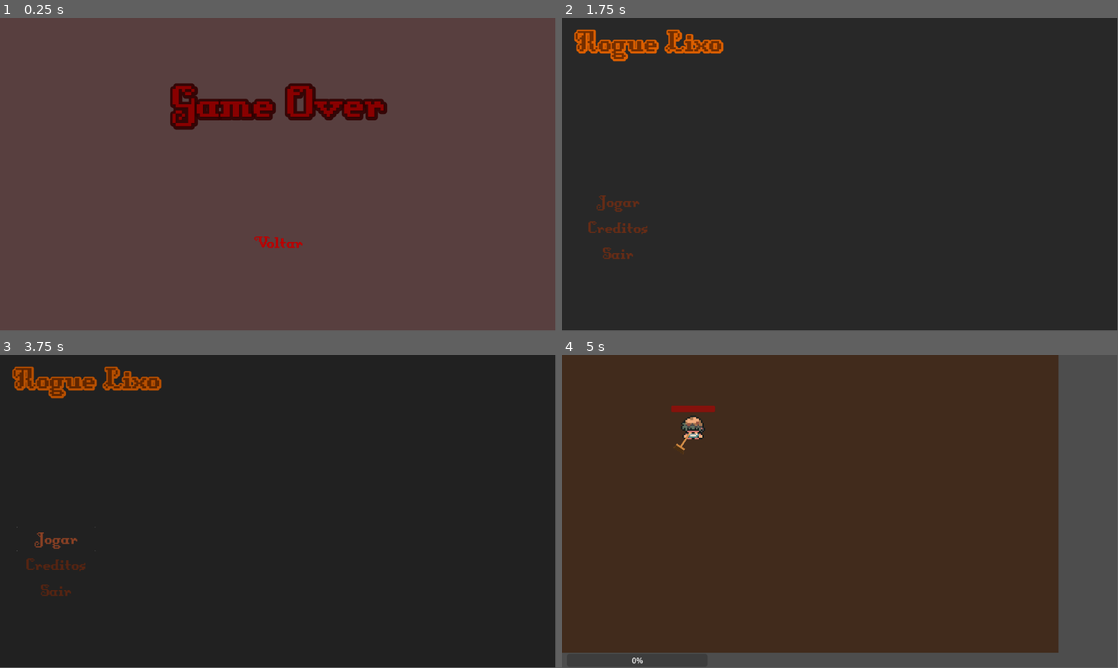
Above: before the commit, frames 1-4 (two rows, left to right).
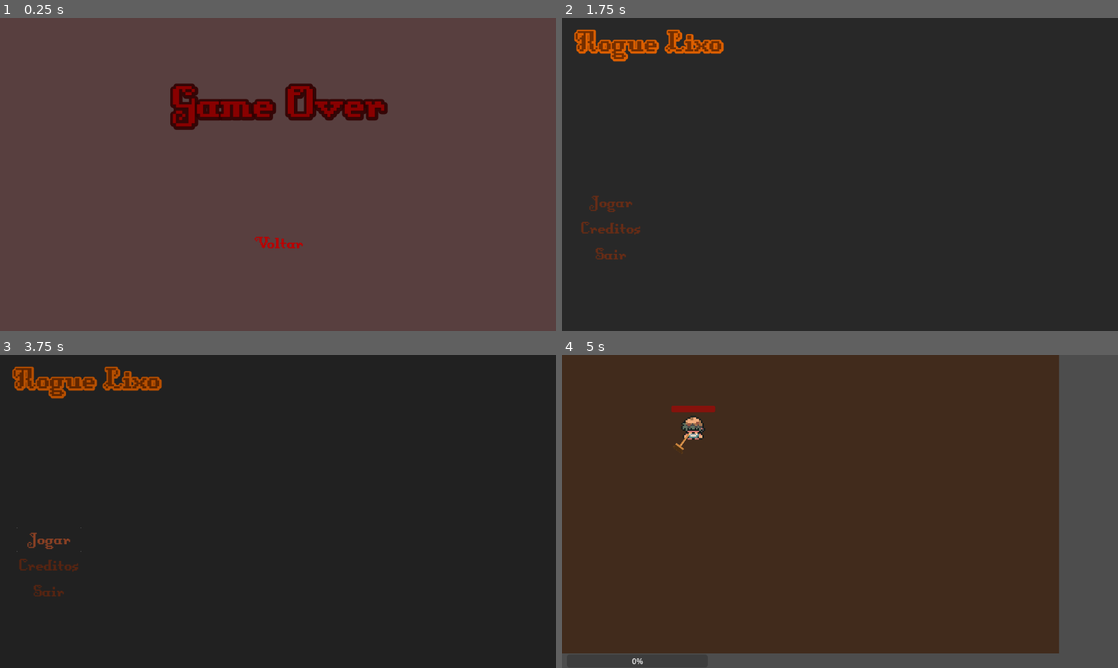
Above: after the commit, the same moments.

Repository: Franciscco018/RogueLixo
Game: Godot game, scene res://game_over.tscn
Two runs of this game, one before a commit and one after it. Both use one fixed random seed, a clock stepped at 60 frames per second and the inputs below. This scene is started directly instead of the project's main scene. The engine's default icon, where the game draws it, is replaced by a stand-in: a white triangle on a blue panel in a dark square.
Inputs (mouse positions are in pixels of both pictures, inside the frame that each line leads up to):
- Up to frame 1 (0.25 s): no input
- Up to frame 2 (1.75 s): click "Voltar" at 0.5 s; move the mouse to (962, 158) at 1.27 s; press the mouse at (962, 158) at 1.28 s; hold D (right) from 1.28 s (still down)
- Up to frame 3 (3.75 s): release D (right) at 2 s; release the mouse at (400, 495) at 2 s; click "Creditos" at 2 s; click "Voltar" at 2.75 s; click "Jogar" at 3.5 s
- Up to frame 4 (5 s): click "Jogar" at 4.25 s
In our replay, the window is 799x449 before the commit and 800x450 after it. These sizes can differ from the game's own. Grey fills any space a smaller window leaves; there, only what the larger window draws over its background counts as a difference.

The runs differ from the first frame. In frame 1, 0.4% of the frame differs, in the area x 30-70%, y 21-74%; in frame 2, 0.5%, in the area x 3-30%, y 3-78%; in frame 3, 0.5%; in frame 4, 0.4%.

Commit message:
amém
a

Diff:
--- a/Robson.gd
+++ b/Robson.gd
@@ -75,9 +75,10 @@
 		$Vida.value -=1
 		$"../hit".play()
 		knock = true
-
-		var dir_enemy = get_parent().target_pos * 3000
-		velocity = dir_enemy
+		var dir_enemy = area.get_parent().target_pos * 3000
+		velocity += dir_enemy
+		await(get_tree().create_timer(0.1).timeout)
+		knock = false
 
 
 func _on_spawn_lixo_timeout():
@@ -95,3 +96,9 @@
 
 func _on_menu_pressed():
 	get_tree().change_scene_to_file("res://menu.tscn")
+
+
+func _on_voltar_mouse_entered():
+	$"../menu".play()
+func _on_menu_mouse_entered():
+	$"../menu".play()
--- a/cenaP.tscn
+++ b/cenaP.tscn
@@ -6,6 +6,7 @@
 [ext_resource type="Texture2D" uid="uid://dpvb5nvbpqq3s" path="res://assets/vassoura- arma.png" id="3_qh7xw"]
 [ext_resource type="PackedScene" uid="uid://dh6uvbv0put5b" path="res://spawner.tscn" id="5_mg44o"]
 [ext_resource type="AudioStream" uid="uid://dp3kaiyet86rf" path="res://sound/xp.MP3" id="8_bvq20"]
+[ext_resource type="AudioStream" uid="uid://c4ovcduxxw2lh" path="res://sound/effect_menu1.MP3" id="8_n24oj"]
 [ext_resource type="AudioStream" uid="uid://bhuuktb5nul0o" path="res://sound/hit.MP3" id="9_4hvlx"]
 
 [sub_resource type="RectangleShape2D" id="RectangleShape2D_55g3q"]
@@ -242,8 +243,11 @@
 anchors_preset = 15
 anchor_right = 1.0
 anchor_bottom = 1.0
+offset_top = 3.0
+offset_bottom = 3.0
 grow_horizontal = 2
 grow_vertical = 2
+metadata/_edit_use_anchors_ = true
 
 [node name="ColorRect" type="ColorRect" parent="CanvasLayer/Control"]
 visible = false
@@ -251,6 +255,7 @@
 anchors_preset = 15
 anchor_right = 1.0
 anchor_bottom = 1.0
+offset_top = -17.0
 grow_horizontal = 2
 grow_vertical = 2
 color = Color(0, 0, 0, 0.47451)
@@ -259,7 +264,7 @@
 layout_mode = 0
 offset_left = 2.0
 offset_top = 345.0
-offset_right = 1149.0
+offset_right = 1147.0
 offset_bottom = 648.0
 
 [node name="Voltar" type="Button" parent="CanvasLayer/Control/ColorRect/VBoxContainer"]
@@ -371,7 +376,12 @@
 [node name="hit" type="AudioStreamPlayer" parent="."]
 stream = ExtResource("9_4hvlx")
 
+[node name="menu" type="AudioStreamPlayer" parent="."]
+stream = ExtResource("8_n24oj")
+
+[connection signal="mouse_entered" from="CanvasLayer/Control/ColorRect/VBoxContainer/Voltar" to="Robson" method="_on_voltar_mouse_entered"]
 [connection signal="pressed" from="CanvasLayer/Control/ColorRect/VBoxContainer/Voltar" to="Robson" method="_on_voltar_pressed"]
+[connection signal="mouse_entered" from="CanvasLayer/Control/ColorRect/VBoxContainer/Menu" to="Robson" method="_on_menu_mouse_entered"]
 [connection signal="pressed" from="CanvasLayer/Control/ColorRect/VBoxContainer/Menu" to="Robson" method="_on_menu_pressed"]
 [connection signal="area_entered" from="Robson/AreaRobson" to="Robson" method="_on_area_robson_area_entered"]
 [connection signal="body_shape_entered" from="Robson/AreaRobson" to="Robson" method="_on_area_robson_body_shape_entered"]
--- a/creditos.gd
+++ b/creditos.gd
@@ -13,3 +13,15 @@
 
 func _on_voltar_pressed():
 	get_tree().change_scene_to_file("res://menu.tscn")
+
+
+func _on_voltar_mouse_entered():
+	$menu.play()
+
+
+func _on_proximo_pressed():
+	get_tree().change_scene_to_file("res://creditos2.tscn")
+
+
+func _on_proximo_mouse_entered():
+	$menu.play()
--- a/creditos.tscn
+++ b/creditos.tscn
@@ -1,7 +1,8 @@
-[gd_scene load_steps=3 format=3 uid="uid://703rmjgnxro0"]
+[gd_scene load_steps=4 format=3 uid="uid://703rmjgnxro0"]
 
 [ext_resource type="Script" path="res://creditos.gd" id="1_3oanj"]
 [ext_resource type="FontFile" uid="uid://dc526gcuwx4sa" path="res://fonts/DungeonFont.ttf" id="2_s1ewk"]
+[ext_resource type="AudioStream" uid="uid://c4ovcduxxw2lh" path="res://sound/effect_menu1.MP3" id="3_dbnoh"]
 
 [node name="Creditos" type="Control"]
 layout_mode = 3
@@ -38,6 +39,21 @@
 "
 flat = true
 
+[node name="Proximo" type="Button" parent="ColorRect"]
+clip_contents = true
+offset_left = 991.0
+offset_top = 21.0
+offset_right = 1126.0
+offset_bottom = 71.0
+theme_override_colors/font_color = Color(0.399028, 0.171773, 0.0870879, 1)
+theme_override_colors/font_pressed_color = Color(0.4, 0.172549, 0.0862745, 0.815686)
+theme_override_colors/font_hover_color = Color(0.645746, 0.300631, 0.170564, 1)
+theme_override_colors/font_focus_color = Color(0.4, 0.172549, 0.0862745, 1)
+theme_override_fonts/font = ExtResource("2_s1ewk")
+theme_override_font_sizes/font_size = 41
+text = "Proximo"
+flat = true
+
 [node name="Creditos" type="Label" parent="ColorRect"]
 layout_mode = 0
 offset_right = 1153.0
@@ -55,10 +71,9 @@
 
 [node name="VBoxContainer" type="VBoxContainer" parent="ColorRect"]
 layout_mode = 0
-offset_left = -2.0
-offset_top = 222.0
-offset_right = 1151.0
-offset_bottom = 541.0
+offset_top = 188.0
+offset_right = 1153.0
+offset_bottom = 484.0
 
 [node name="Coder" type="Label" parent="ColorRect/VBoxContainer"]
 layout_mode = 2
@@ -112,4 +127,10 @@
 horizontal_alignment = 1
 vertical_alignment = 1
 
+[node name="menu" type="AudioStreamPlayer" parent="."]
+stream = ExtResource("3_dbnoh")
+
+[connection signal="mouse_entered" from="ColorRect/Voltar" to="." method="_on_voltar_mouse_entered"]
 [connection signal="pressed" from="ColorRect/Voltar" to="." method="_on_voltar_pressed"]
+[connection signal="mouse_entered" from="ColorRect/Proximo" to="." method="_on_proximo_mouse_entered"]
+[connection signal="pressed" from="ColorRect/Proximo" to="." method="_on_proximo_pressed"]
--- /dev/null
+++ b/creditos2.gd
@@ -0,0 +1,9 @@
+extends Control
+
+
+func _on_voltar_pressed():
+	get_tree().change_scene_to_file("res://creditos.tscn")
+
+
+func _on_voltar_mouse_entered():
+	$menu.play()
--- /dev/null
+++ b/creditos2.tscn
@@ -0,0 +1,77 @@
+[gd_scene load_steps=4 format=3 uid="uid://b8ppt5kylytnu"]
+
+[ext_resource type="FontFile" uid="uid://dc526gcuwx4sa" path="res://fonts/DungeonFont.ttf" id="1_b10j5"]
+[ext_resource type="Script" path="res://creditos2.gd" id="1_kiibr"]
+[ext_resource type="AudioStream" uid="uid://c4ovcduxxw2lh" path="res://sound/effect_menu1.MP3" id="3_ng038"]
+
+[node name="Control" type="Control"]
+layout_mode = 3
+anchors_preset = 15
+anchor_right = 1.0
+anchor_bottom = 1.0
+grow_horizontal = 2
+grow_vertical = 2
+script = ExtResource("1_kiibr")
+
+[node name="ColorRect" type="ColorRect" parent="."]
+layout_mode = 1
+anchors_preset = 15
+anchor_right = 1.0
+anchor_bottom = 1.0
+grow_horizontal = 2
+grow_vertical = 2
+color = Color(0, 0, 0, 0.47451)
+
+[node name="Voltar" type="Button" parent="ColorRect"]
+clip_contents = true
+layout_mode = 0
+offset_left = 21.0
+offset_top = 22.0
+offset_right = 131.0
+offset_bottom = 72.0
+theme_override_colors/font_color = Color(0.399028, 0.171773, 0.0870879, 1)
+theme_override_colors/font_pressed_color = Color(0.4, 0.172549, 0.0862745, 0.815686)
+theme_override_colors/font_hover_color = Color(0.645746, 0.300631, 0.170564, 1)
+theme_override_colors/font_focus_color = Color(0.4, 0.172549, 0.0862745, 1)
+theme_override_fonts/font = ExtResource("1_b10j5")
+theme_override_font_sizes/font_size = 41
+text = "Voltar
+"
+flat = true
+
+[node name="Creditos" type="Label" parent="ColorRect"]
+layout_mode = 0
+offset_right = 1153.0
+offset_bottom = 194.0
+theme_override_colors/font_color = Color(0.451669, 0.180639, 0, 1)
+theme_override_colors/font_shadow_color = Color(0.863197, 0.37203, 3.85046e-07, 1)
+theme_override_colors/font_outline_color = Color(0, 0, 0.729412, 1)
+theme_override_constants/shadow_outline_size = 45
+theme_override_fonts/font = ExtResource("1_b10j5")
+theme_override_font_sizes/font_size = 135
+text = "Copyrights
+"
+horizontal_alignment = 1
+vertical_alignment = 1
+
+[node name="Coder" type="Label" parent="ColorRect"]
+offset_left = 5.0
+offset_top = 204.0
+offset_right = 1147.0
+offset_bottom = 349.0
+theme_override_colors/font_color = Color(0.451669, 0.180639, 0, 1)
+theme_override_colors/font_shadow_color = Color(0.863197, 0.37203, 3.85046e-07, 1)
+theme_override_colors/font_outline_color = Color(0, 0, 0.729412, 1)
+theme_override_constants/shadow_outline_size = 15
+theme_override_fonts/font = ExtResource("1_b10j5")
+theme_override_font_sizes/font_size = 70
+text = "Musica menu
+Planet Caravan - Pantera"
+horizontal_alignment = 1
+vertical_alignment = 1
+
+[node name="menu" type="AudioStreamPlayer" parent="."]
+stream = ExtResource("3_ng038")
+
+[connection signal="mouse_entered" from="ColorRect/Voltar" to="." method="_on_voltar_mouse_entered"]
+[connection signal="pressed" from="ColorRect/Voltar" to="." method="_on_voltar_pressed"]
--- a/gameOver.gd
+++ b/gameOver.gd
@@ -8,3 +8,7 @@
 
 func _on_transition_animation_finished(anim_name):
 	get_tree().change_scene_to_file("res://menu.tscn")
+
+
+func _on_jogar_mouse_entered():
+	$menu.play()
--- a/game_over.tscn
+++ b/game_over.tscn
@@ -1,7 +1,8 @@
-[gd_scene load_steps=8 format=3 uid="uid://c8t4nep8ohmjm"]
+[gd_scene load_steps=9 format=3 uid="uid://c8t4nep8ohmjm"]
 
 [ext_resource type="Script" path="res://gameOver.gd" id="1_j7iof"]
 [ext_resource type="FontFile" uid="uid://dc526gcuwx4sa" path="res://fonts/DungeonFont.ttf" id="2_hm15i"]
+[ext_resource type="AudioStream" uid="uid://c4ovcduxxw2lh" path="res://sound/effect_menu1.MP3" id="3_awhuq"]
 
 [sub_resource type="Animation" id="Animation_0vqty"]
 resource_name = "anim"
@@ -153,5 +154,9 @@
 grow_vertical = 2
 color = Color(0.733333, 0, 0, 0.886275)
 
+[node name="menu" type="AudioStreamPlayer" parent="."]
+stream = ExtResource("3_awhuq")
+
+[connection signal="mouse_entered" from="AnimationPlayer/ColorRect/HFlowContainer/Jogar" to="." method="_on_jogar_mouse_entered"]
 [connection signal="pressed" from="AnimationPlayer/ColorRect/HFlowContainer/Jogar" to="." method="_on_jogar_pressed"]
 [connection signal="animation_finished" from="transition" to="." method="_on_transition_animation_finished"]
--- a/menu.gd
+++ b/menu.gd
@@ -1,7 +1,7 @@
 extends Control
 
 @onready var transition = $transition
-#@onready var transition = $transition/ColorRect
+
 
 func _on_jogar_pressed():
 	transition.play("face_out")
@@ -10,8 +10,17 @@
 func _on_creditos_pressed():
 	get_tree().change_scene_to_file("res://creditos.tscn")
 
+
 func _on_sair_pressed():
 	get_tree().quit()
 
 func _on_transition_animation_finished(anim_name):
 	get_tree().change_scene_to_file("res://cenaP.tscn")
+
+
+func _on_jogar_mouse_entered():
+	$menu1.play()
+func _on_creditos_mouse_entered():
+	$menu1.play()
+func _on_sair_mouse_entered():
+	$menu1.play()
--- a/menu.tscn
+++ b/menu.tscn
@@ -1,7 +1,10 @@
-[gd_scene load_steps=7 format=3 uid="uid://c1uk1snhdove5"]
+[gd_scene load_steps=10 format=3 uid="uid://c1uk1snhdove5"]
 
 [ext_resource type="Script" path="res://menu.gd" id="1_p4y0p"]
 [ext_resource type="FontFile" uid="uid://dc526gcuwx4sa" path="res://fonts/DungeonFont.ttf" id="1_xyx7m"]
+[ext_resource type="AudioStream" uid="uid://c4ovcduxxw2lh" path="res://sound/effect_menu1.MP3" id="3_08duu"]
+[ext_resource type="AudioStream" uid="uid://du3nodk7n3nj6" path="res://sound/effect_menu2.MP3" id="3_xdlhy"]
+[ext_resource type="AudioStream" uid="uid://dhbhdebof7yib" path="res://sound/musica_menu.MP3" id="5_e55xy"]
 
 [sub_resource type="Animation" id="Animation_fgx1w"]
 length = 0.001
@@ -86,8 +89,8 @@
 layout_mode = 0
 offset_left = 35.0
 offset_top = 357.0
-offset_right = 198.0
-offset_bottom = 549.0
+offset_right = 168.0
+offset_bottom = 515.0
 
 [node name="Jogar" type="Button" parent="ColorRect/VBoxContainer"]
 clip_contents = true
@@ -156,8 +159,22 @@
 grow_vertical = 2
 color = Color(0.00184107, 0.00184107, 0.00184107, 1)
 
+[node name="menu1" type="AudioStreamPlayer" parent="."]
+stream = ExtResource("3_08duu")
+
+[node name="menu2" type="AudioStreamPlayer" parent="."]
+stream = ExtResource("3_xdlhy")
+
+[node name="music_main" type="AudioStreamPlayer" parent="."]
+stream = ExtResource("5_e55xy")
+volume_db = -22.487
+autoplay = true
+
+[connection signal="mouse_entered" from="ColorRect/VBoxContainer/Jogar" to="." method="_on_jogar_mouse_entered"]
 [connection signal="pressed" from="ColorRect/VBoxContainer/Jogar" to="." method="_on_jogar_pressed"]
 [connection signal="pressed" from="ColorRect/VBoxContainer/Jogar" to="ColorRect/VBoxContainer/Jogar" method="_on_pressed"]
+[connection signal="mouse_entered" from="ColorRect/VBoxContainer/Creditos" to="." method="_on_creditos_mouse_entered"]
 [connection signal="pressed" from="ColorRect/VBoxContainer/Creditos" to="." method="_on_creditos_pressed"]
+[connection signal="mouse_entered" from="ColorRect/VBoxContainer/Sair" to="." method="_on_sair_mouse_entered"]
 [connection signal="pressed" from="ColorRect/VBoxContainer/Sair" to="." method="_on_sair_pressed"]
 [connection signal="animation_finished" from="transition" to="." method="_on_transition_animation_finished"]
--- a/project.godot
+++ b/project.godot
@@ -14,6 +14,10 @@
 run/main_scene="res://menu.tscn"
 config/features=PackedStringArray("4.2", "GL Compatibility")
 config/icon="res://icon.svg"
+
+[display]
+
+window/stretch/mode="viewport"
 
 [input]
 
Binary file added: 2d_lights_and_shadows_neutral_point_light.png
Not shown, added: 2d_lights_and_shadows_neutral_point_light.png.import
Not shown: 1 places in cenaP.tscn that only renumber resources
Not shown, added: sound/effect_menu1.MP3.import
Not shown, added: sound/effect_menu2.MP3.import
Not shown, added: sound/musica_menu.MP3.import
Not shown, added: sound/effect_menu1.MP3
Not shown, added: sound/effect_menu2.MP3
Not shown, added: sound/musica_menu.MP3
